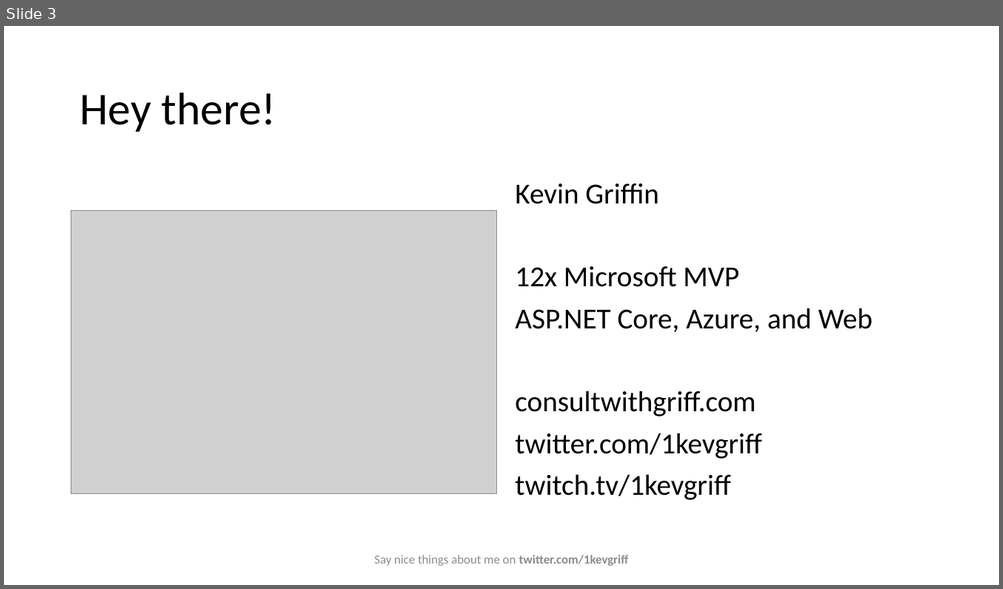
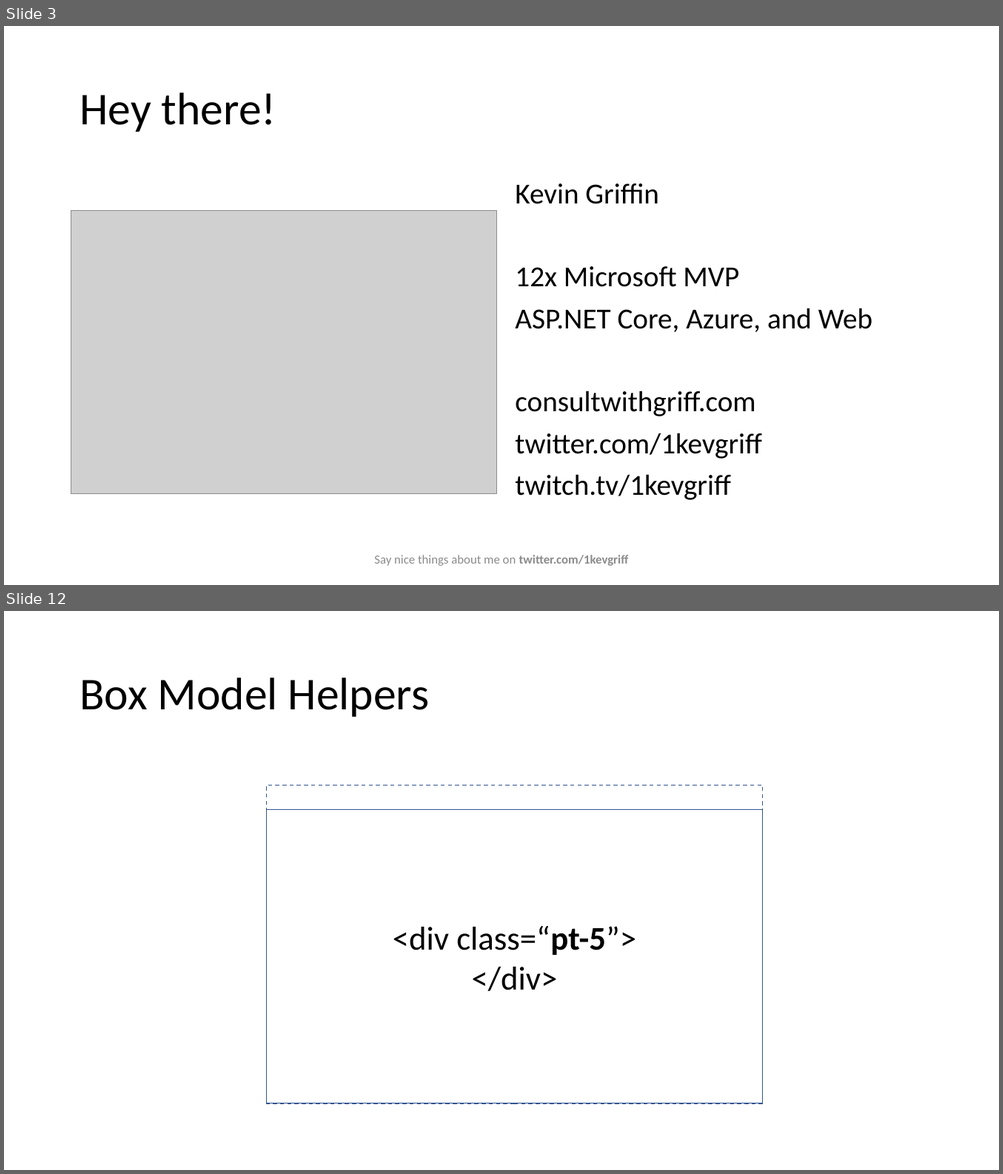
Before and after one commit to 1kevgriff/TailwindEssentials, a slide deck: Slides/Tailwind Essentials.pptx. Shown one above the other, each under a label of ours: slide 3 before the commit, slides 3 and 12 after it; the slides between them are not shown. The pictures are 1003x589 and 1003x1174 pixels, drawn with LibreOffice and Linux fonts; fonts in the diff are those of the drawing; grey boxes stand for pictures. Boxes give left, top, right and bottom in pixels: in the first picture for what was removed or moved away, otherwise in the second. Text is boxed around its words. In the diff, an @@ line names an element or a change of style, - is before the commit and + after.

```diff
--- a/Slides/Tailwind Essentials.pptx
+++ b/Slides/Tailwind Essentials.pptx
@@ slide 12 added at (x1=4, y1=611, x2=999, y2=1170), background #FFFFFF @@
@@ title added at (x1=79, y1=678, x2=430, y2=717), 44 pt, text #000000 @@
+Box Model Helpers
@@ rectangle added at (x1=267, y1=785, x2=762, y2=1103), outline #325491 1 pt dashed @@
@@ rectangle added at (x1=267, y1=810, x2=762, y2=1104), fill #FFFFFF, outline #325491 1 pt, 32 pt, text #000000 @@
+<div class=“pt-5”>
+</div>
```
Also in this commit, not shown: 27 other slides added, 1 slide removed, 51 other files.
